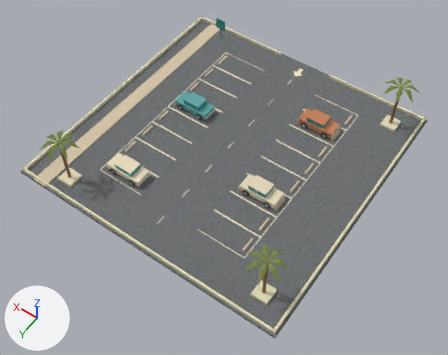
The glTF model game/assets/desert-dreams-3d/238-blender.glb: old version first, new version second.
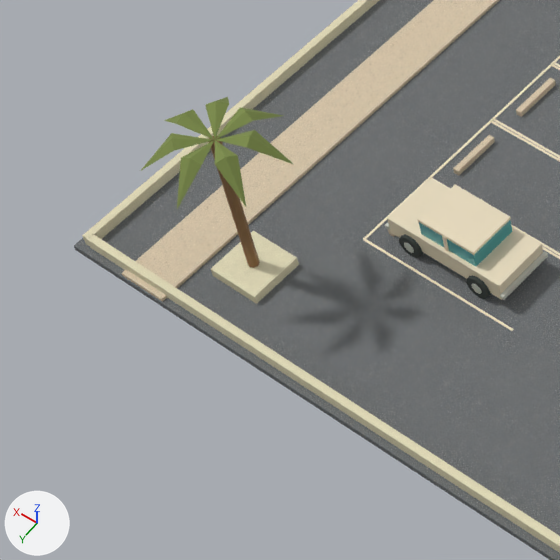
The first picture shows the older version from a 50 mm lens placed at (-25.1, 36.4, 51.1), pointed at (-1.8, 3.8, -0.2). The close-ups show the older and then the newer version on the part from 0% to 34% of the width and 29% to 73% of the height of that picture. Only the edits that show in the close-ups are written down. Arrows for +X, +Y and +Z are at lower left; the lights stay in place. Objects named as collision shapes, trigger or cutter boxes, shadow casters or lower levels of detail are left out. Where no turn or scale is listed for an object, it has been applied to the vertices.

In view in the first close-up: 'civilian-parking-lot foliage', 'civilian-parking-lot frame', 'civilian-parking-lot role_asphalt • road-grain', 'civilian-parking-lot role_concrete_warm • concrete', 'civilian-parking-lot role_glass', 'civilian-parking-lot role_road_line', 'civilian-parking-lot role_stone_cream • stucco', 'civilian-parking-lot role_vehicle_paint_cream' and 2 more.
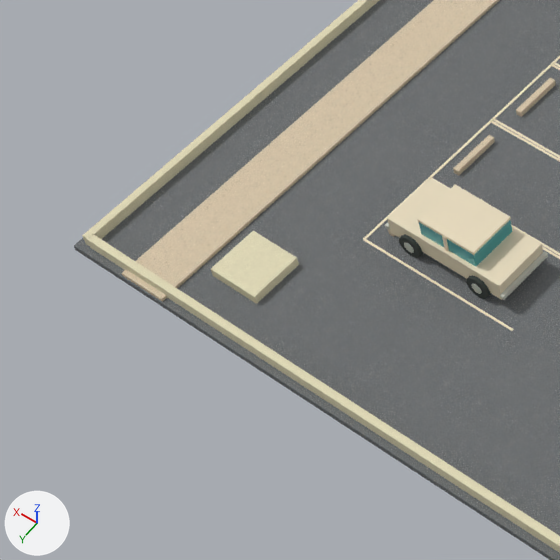
Where the change shows, as pixel boxes [x1, y1, x2, y2] in the close-ups (560 x 560 px):
'civilian-parking-lot foliage', deleted (green): before [141, 97, 293, 209]
'civilian-parking-lot frame', deleted (brown): before [209, 135, 260, 268]

The change, as a list of edits to the scene's bpy script:
```text
Remove ob_civilian_parking_lot_foliage:
    ob_civilian_parking_lot_foliage = bpy.data.objects.new('civilian-parking-lot foliage', me_faceted_palm_frond)
    ob_civilian_parking_lot_foliage.location = (0.0, 0.0, 0.0)
Remove ob_civilian_parking_lot_frame:
    ob_civilian_parking_lot_frame = bpy.data.objects.new('civilian-parking-lot frame', me_cylinder_126)
    ob_civilian_parking_lot_frame.location = (0.0, 0.0, 0.0)
```
